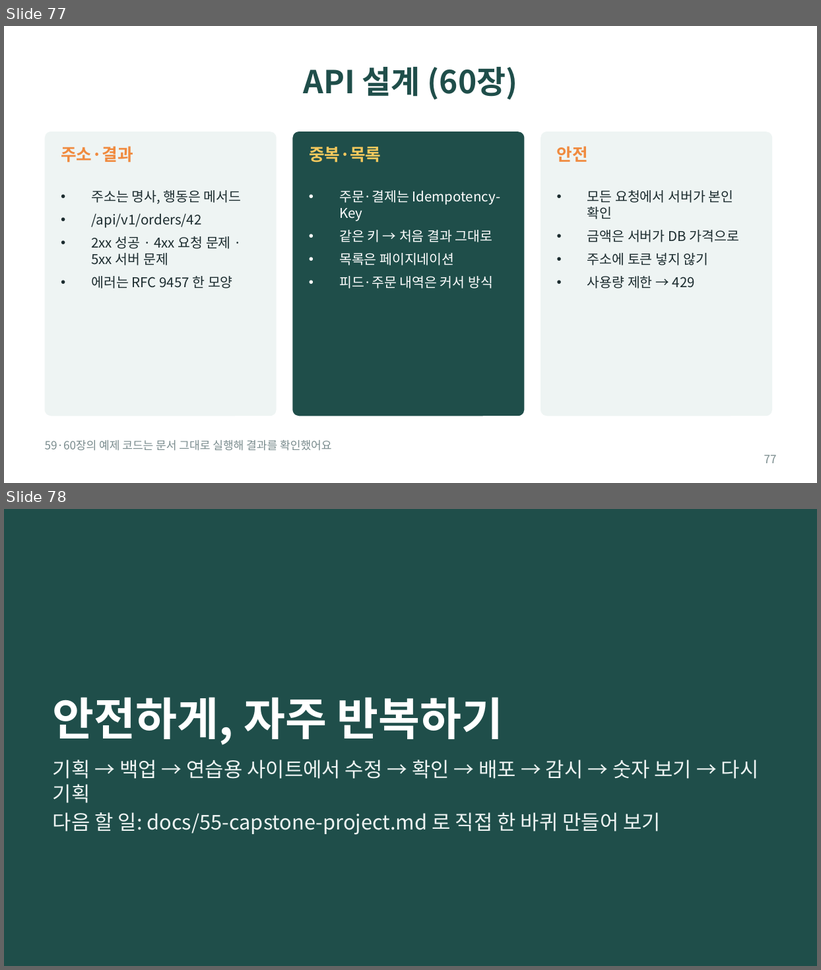
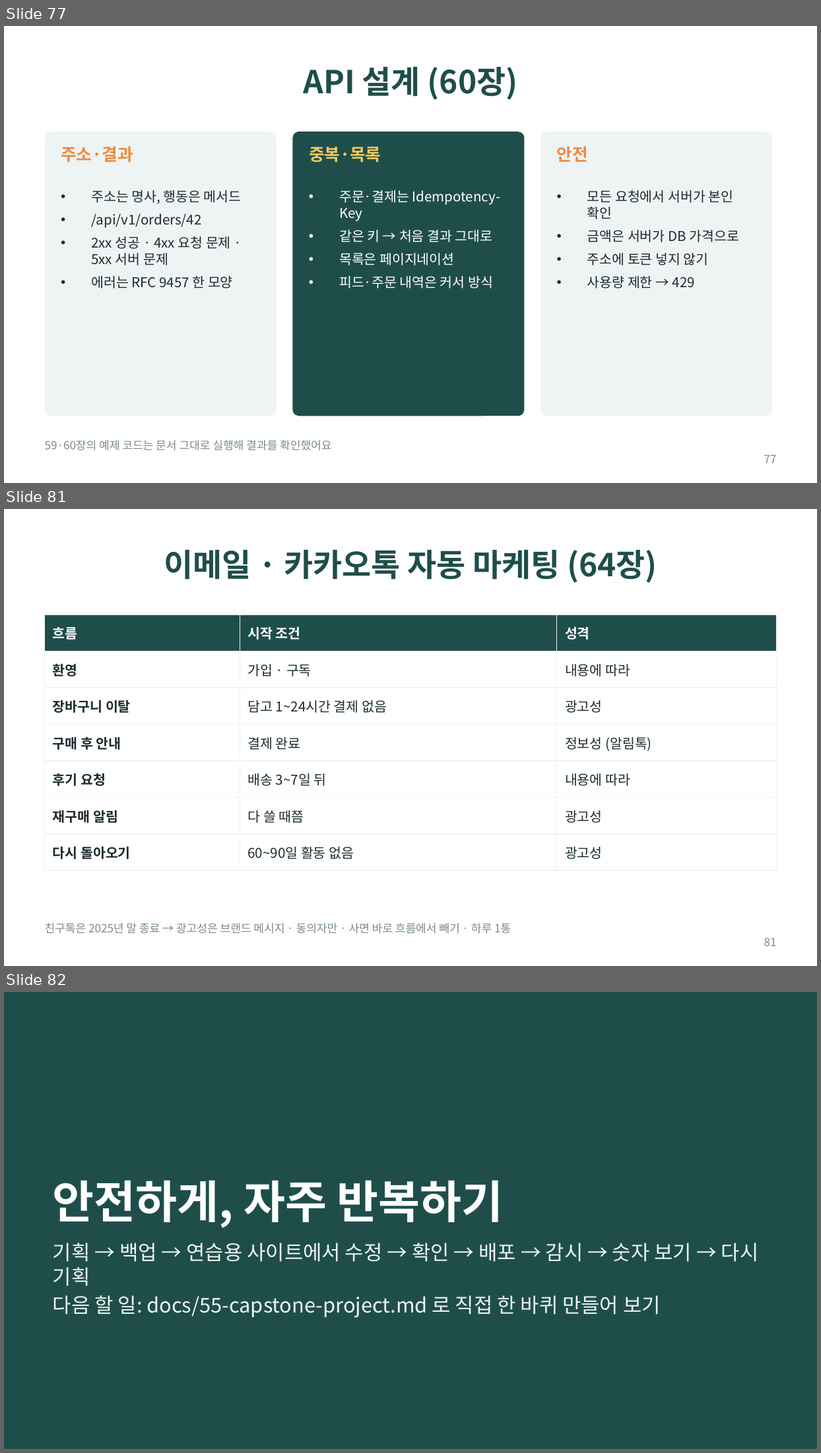
Before and after one commit to bincodin-ko/stanford-study, a slide deck: slides/internet-business-101.pptx. Shown one above the other, each under a label of ours: slides 77 and 78 before the commit, slides 77, 81 and 82 after it; the slides between them are not shown. The pictures are 821x970 and 821x1453 pixels, drawn with LibreOffice and Linux fonts; fonts in the diff are those of the drawing. Boxes give left, top, right and bottom in pixels: in the first picture for what was removed or moved away, otherwise in the second. Text is boxed around its words. In the diff, an @@ line names an element or a change of style, - is before the commit and + after.

```diff
--- a/slides/internet-business-101.pptx
+++ b/slides/internet-business-101.pptx
@@ slide 81 added at (4, 509, 817, 966), background #FFFFFF @@
@@ title added at (164, 549, 657, 583), 28 pt, text #1F4E4A, bold @@
+이메일 · 카카오톡 자동 마케팅 (64장)
@@ table added at (45, 615, 776, 862), 7 rows, 3 columns @@
+흐름 | 시작 조건 | 성격
+환영 | 가입 · 구독 | 내용에 따라
+장바구니 이탈 | 담고 1~24시간 결제 없음 | 광고성
+구매 후 안내 | 결제 완료 | 정보성 (알림톡)
+후기 요청 | 배송 3~7일 뒤 | 내용에 따라
+재구매 알림 | 다 쓸 때쯤 | 광고성
+다시 돌아오기 | 60~90일 활동 없음 | 광고성
@@ text added at (45, 923, 511, 934), 10 pt, text #7A8C8E @@
+친구톡은 2025년 말 종료 → 광고성은 브랜드 메시지 · 동의자만 · 사면 바로 흐름에서 빼기 · 하루 1통
@@ page number added at (764, 938, 777, 947), 10 pt, text #7A8C8E @@
+81
@@ what was slide 78 is now slide 82 @@
```
Also in this commit, not shown: 3 other slides added, 12 other files.
